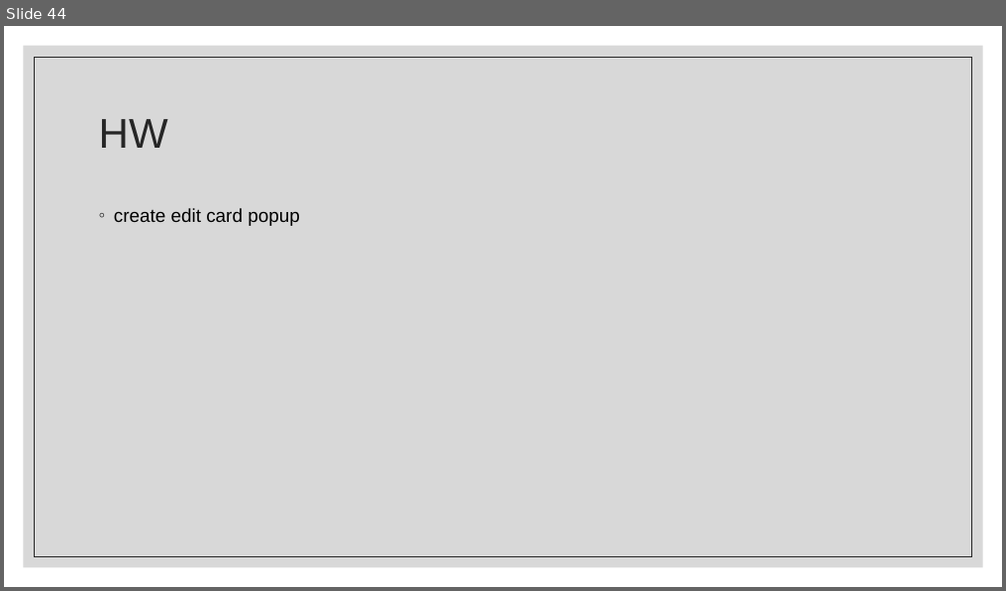
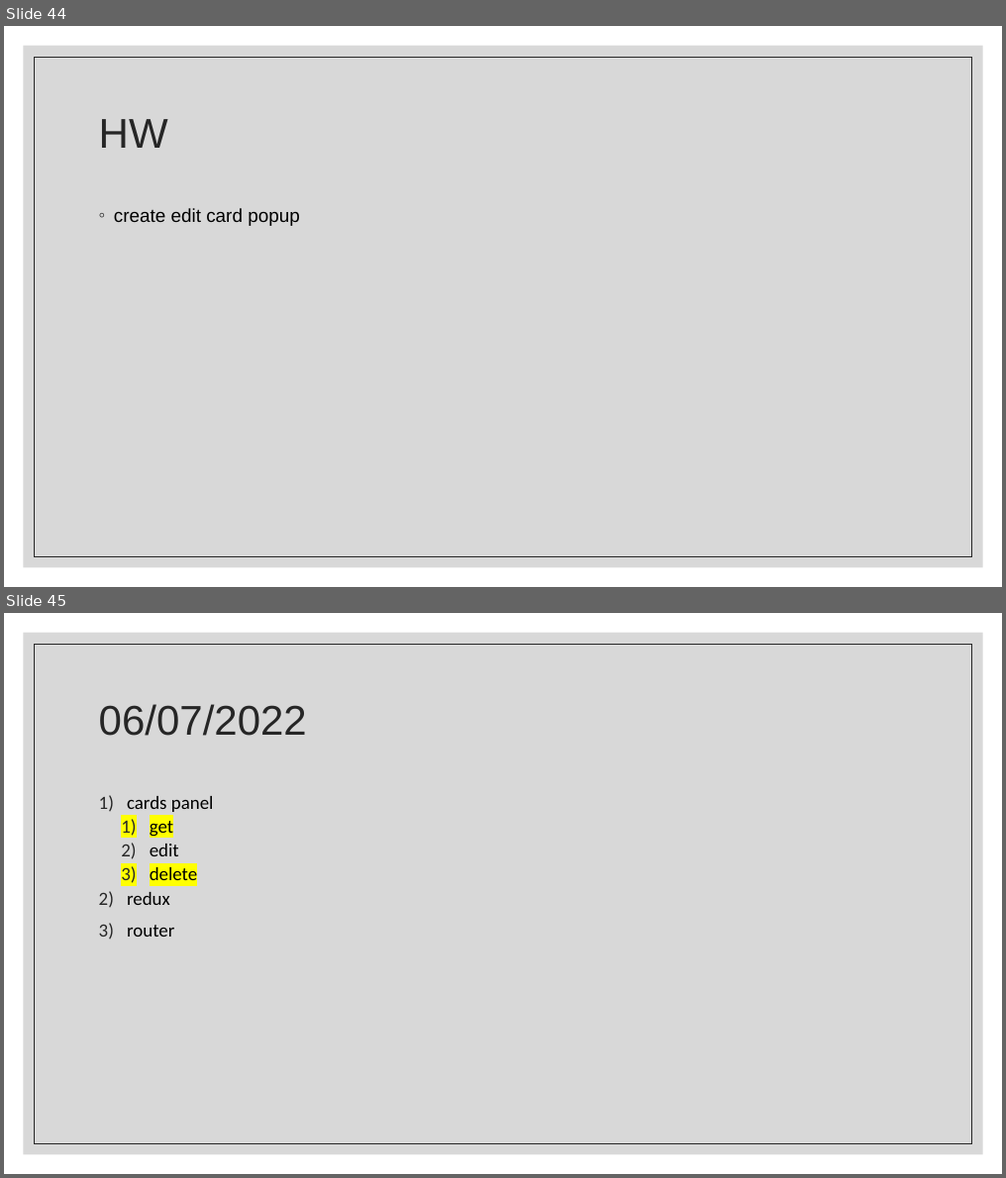
Before and after one commit to Rlss91/ht_W011121MR_morning_first-project, a slide deck: docs/React.pptx. Shown one above the other, each under a label of ours: slide 44 before the commit, slides 44 and 45 after it. The pictures are 1006x591 and 1006x1178 pixels, drawn with LibreOffice and Linux fonts; fonts in the diff are those of the drawing. Boxes give left, top, right and bottom in pixels: in the first picture for what was removed or moved away, otherwise in the second. Text is boxed around its words. In the diff, an @@ line names an element or a change of style, - is before the commit and + after.

```diff
--- a/docs/React.pptx
+++ b/docs/React.pptx
@@ slide 45 added at bbox=[4, 613, 1002, 1174], background #FFFFFF; not listed: 2 template elements that a slide beside it also shows @@
@@ title added at bbox=[99, 704, 307, 736], 40 pt, text #262626 @@
+06/07/2022
@@ text added at bbox=[127, 796, 214, 937], 18 pt, text #000000 @@
+1) cards panel
+  1) get
+  2) edit
+  3) delete
+2) redux
+3) router
```
Also in this commit, not shown: 1 slide changed, 2 other slides added, 1 other file.
